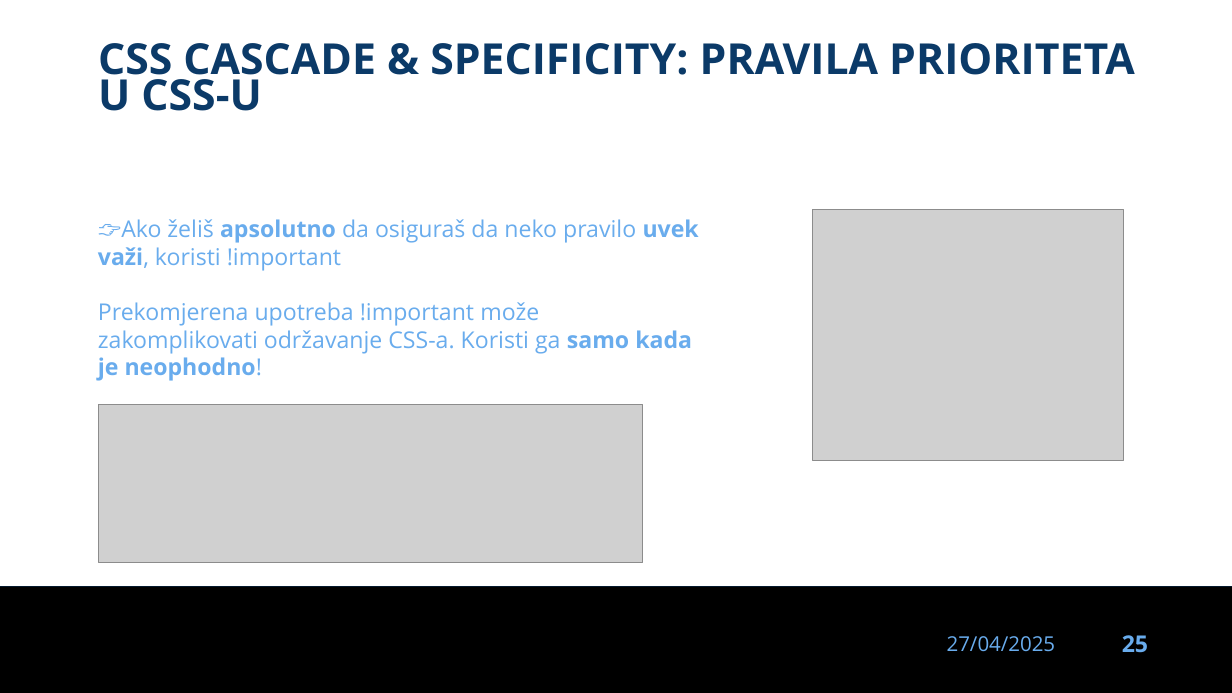
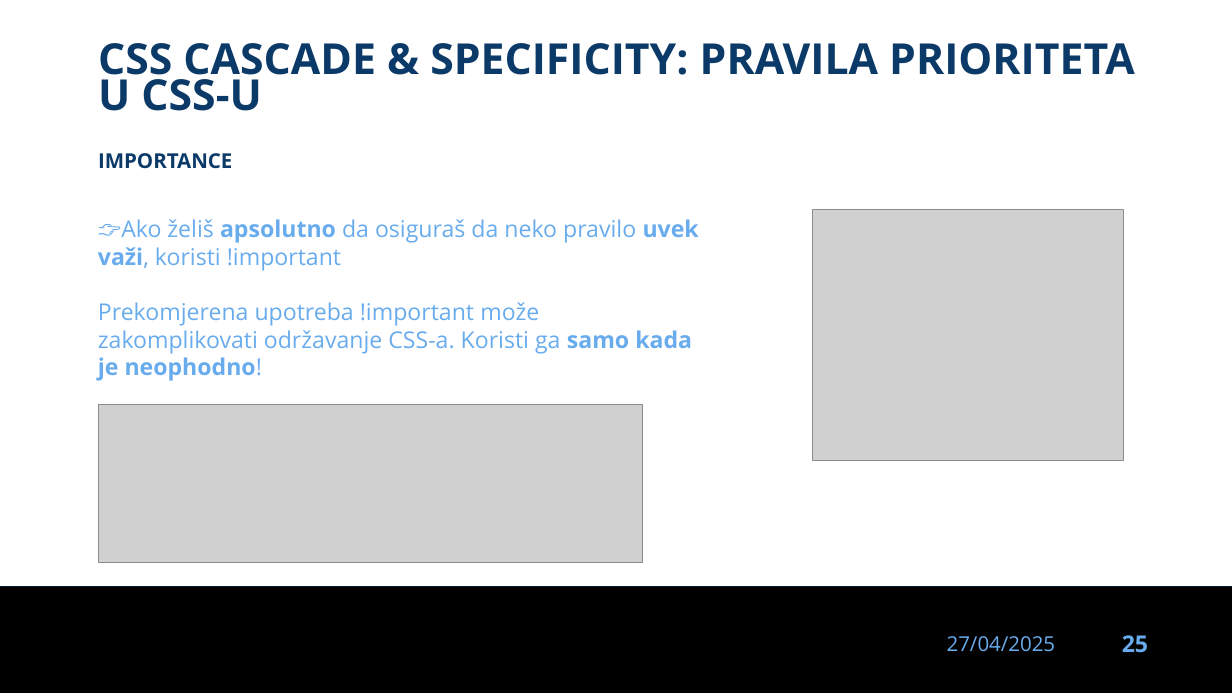
Before and after one commit to dinoDuvnjak/CTK, a slide deck: slide 25 of Bootcamp/css-uvod/css-uvod.pptx. Drawn at 1232x693 pixels with LibreOffice and Linux fonts; fonts in the diff are those of the drawing; grey boxes stand for pictures; background and template pictures are left out. Boxes give left, top, right and bottom in pixels: in the first picture for what was removed or moved away, otherwise in the second. Text is boxed around its words. In the diff, an @@ line names an element or a change of style, - is before the commit and + after.

```diff
--- a/Bootcamp/css-uvod/css-uvod.pptx
+++ b/Bootcamp/css-uvod/css-uvod.pptx
@@ title added at bbox=[98, 153, 232, 169], 16 pt, text #0B3A68, bold @@
+IMPORTANCE
```
Also in this commit, not shown: 1 other slide changed, 6 other files.
